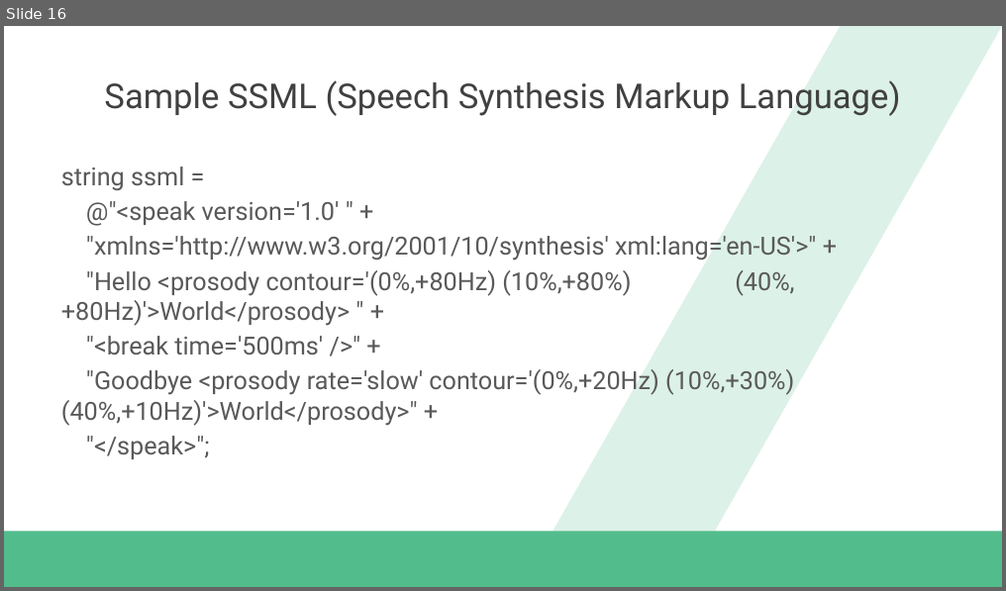
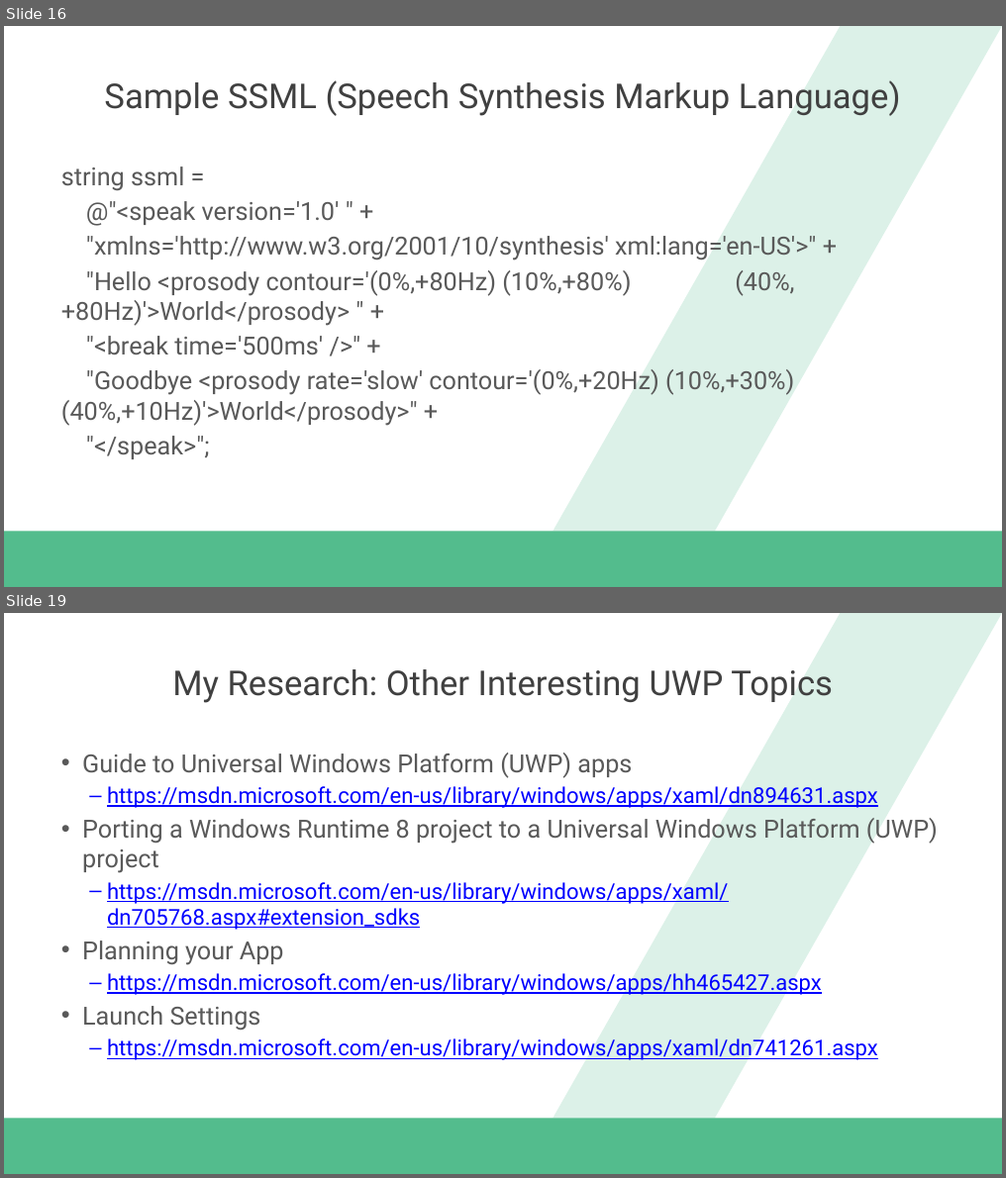
Before and after one commit to dannydwarren/Cortana-Location-UWP, a slide deck: Hey Cortana, Where Am I.pptx. Shown one above the other, each under a label of ours: slide 16 before the commit, slides 16 and 19 after it; the slides between them are not shown. The pictures are 1006x591 and 1006x1178 pixels, drawn with LibreOffice and Linux fonts; fonts in the diff are those of the drawing; background and template pictures are left out. Boxes give left, top, right and bottom in pixels: in the first picture for what was removed or moved away, otherwise in the second. Text is boxed around its words. In the diff, an @@ line names an element or a change of style, - is before the commit and + after.

```diff
--- a/Hey Cortana, Where Am I.pptx
+++ b/Hey Cortana, Where Am I.pptx
@@ slide 19 added at <box>4,613,1002,1174</box>, background #FFFFFF; not listed: 2 template elements that a slide beside it also shows @@
@@ title added at <box>172,669,833,703</box>, 33 pt, text #404040 @@
+My Research: Other Interesting UWP Topics
@@ text added at <box>82,753,938,1060</box>, 21 pt, text #0000FF, underline @@
+• Guide to Universal Windows Platform (UWP) apps
+  – https://msdn.microsoft.com/en-us/library/windows/apps/xaml/dn894631.aspx
+• Porting a Windows Runtime 8 project to a Universal Windows Platform (UWP) project
+  – https://msdn.microsoft.com/en-us/library/windows/apps/xaml/dn705768.aspx#extension_sdks
+• Planning your App
+  – https://msdn.microsoft.com/en-us/library/windows/apps/hh465427.aspx
+• Launch Settings
+  – https://msdn.microsoft.com/en-us/library/windows/apps/xaml/dn741261.aspx
```
Also in this commit, not shown: 1 slide changed, 2 other slides added.
